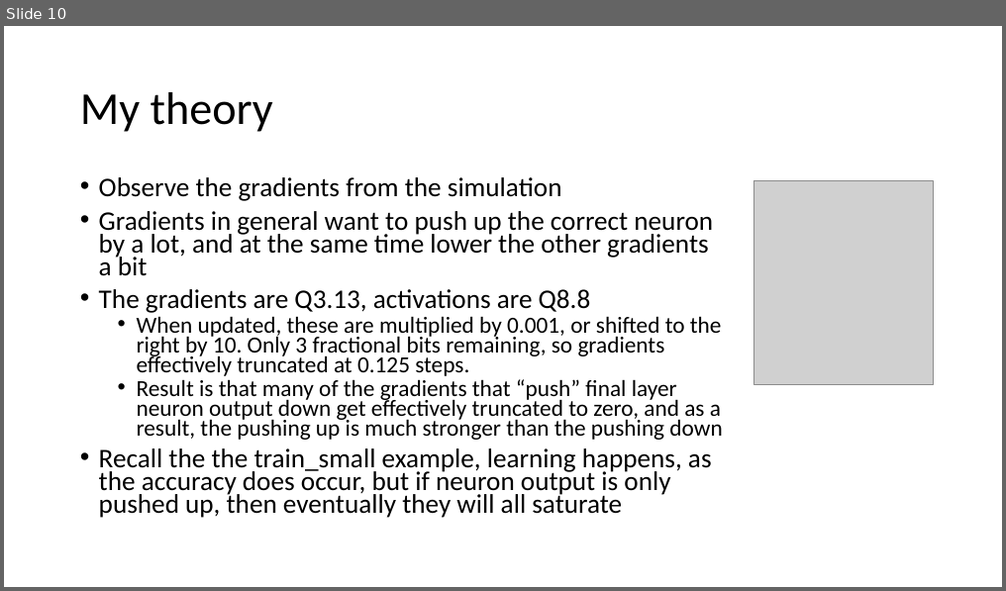
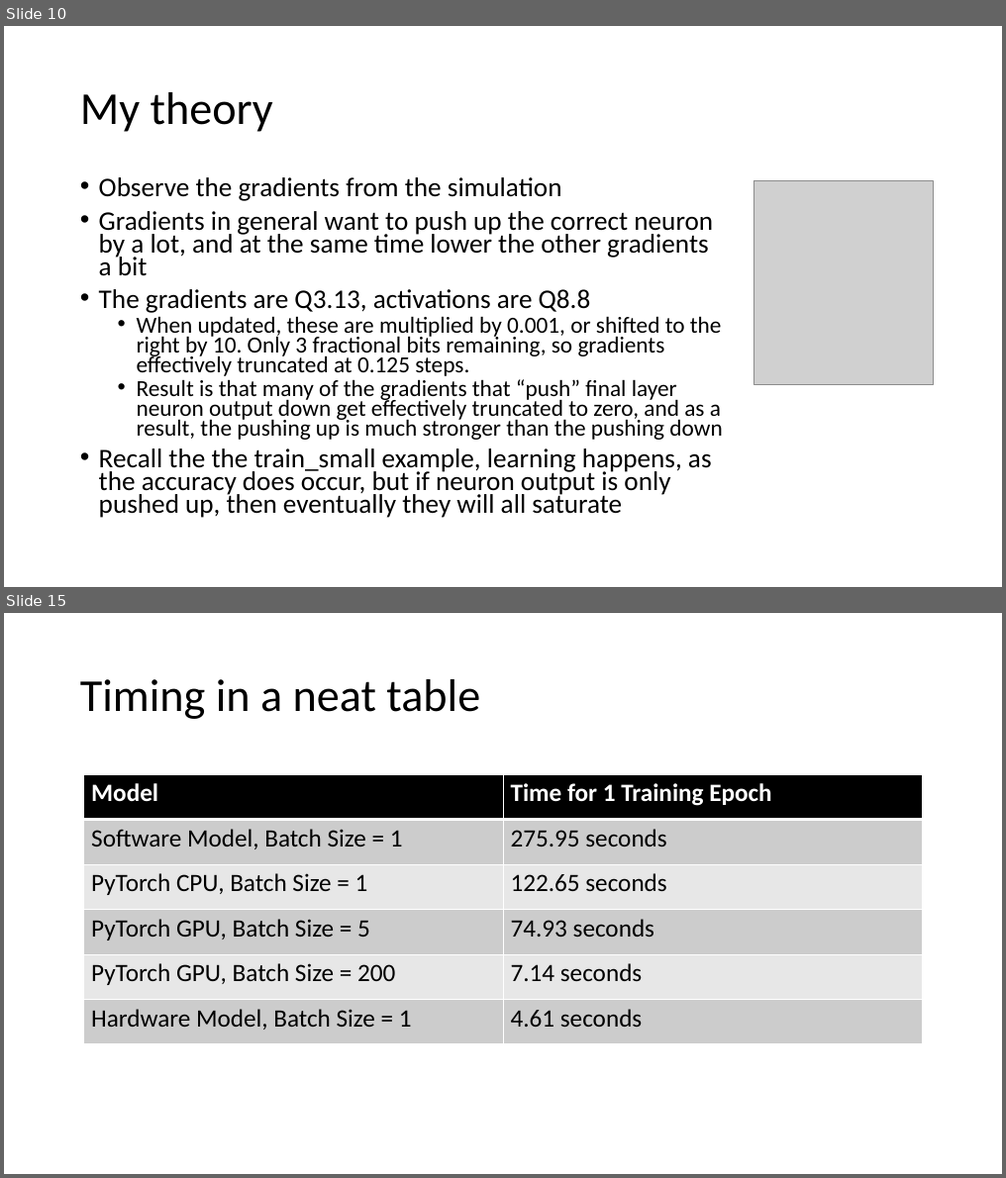
Before and after one commit to erikgroving/NeuralNetworkHardwareAccelerator, a slide deck: WeeklyPresentations/update12_06_13.pptx. Shown one above the other, each under a label of ours: slide 10 before the commit, slides 10 and 15 after it; the slides between them are not shown. The pictures are 1006x591 and 1006x1178 pixels, drawn with LibreOffice and Linux fonts; fonts in the diff are those of the drawing; grey boxes stand for pictures. Boxes give left, top, right and bottom in pixels: in the first picture for what was removed or moved away, otherwise in the second. Text is boxed around its words. In the diff, an @@ line names an element or a change of style, - is before the commit and + after.

```diff
--- a/WeeklyPresentations/update12_06_13.pptx
+++ b/WeeklyPresentations/update12_06_13.pptx
@@ slide 15 added at (4,613,1002,1174), background #FFFFFF @@
@@ title added at (80,679,480,719), 44 pt, text #000000 @@
+Timing in a neat table
@@ table added at (84,774,923,1045), 6 rows, 2 columns @@
+Model | Time for 1 Training Epoch
+Software Model, Batch Size = 1 | 275.95 seconds
+PyTorch CPU, Batch Size = 1 | 122.65 seconds
+PyTorch GPU, Batch Size = 5 | 74.93 seconds
+PyTorch GPU, Batch Size = 200 | 7.14 seconds
+Hardware Model, Batch Size = 1 | 4.61 seconds
```
Also in this commit, not shown: 5 slides changed, 9 other slides added, 2 other files.
